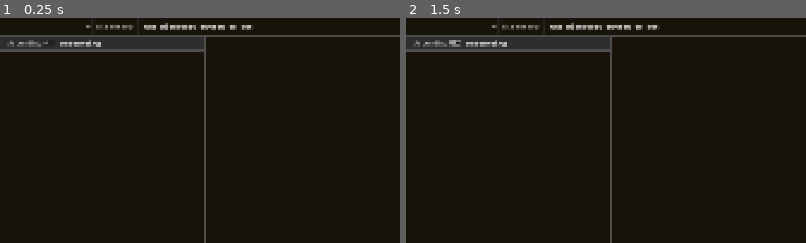
Above: before the commit, frames 1-2 (left to right).
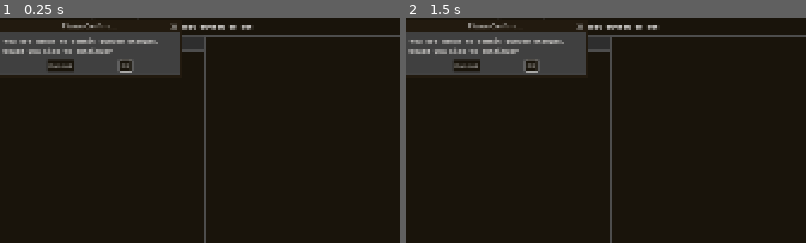
Above: after the commit, the same moments.

Repository: qaptoR/SVGreColorizer
Game: Godot game, scene res://scenes/main/main.tscn
The game is run twice, just before and just after one commit, with the same random seed, the same clock (stepped at 60 frames per second) and the same inputs.
Inputs:
- Up to frame 1 (0.25 s): no input
- Up to frame 2 (1.5 s): click "Ascending" at 0.5 s; click "Clear All" at 1.25 s
The pictures show only the part of the screen within x 0-50%, y 0-50%; the shares and areas given below are measured in that part.

The runs differ from the first frame. In frame 1, 6.3% of the frame differs, in the area x 0-46%, y 2-26%; in frame 2, 6.3%.

Commit message:
added new features/fixes
commit dialog now has more general message to allow for 'all' and 'selected' to
make sense

when doing a 'commit selected' or reversing the tree sort, color group data is
now retained, and can clear the queue properly

Diff:
--- a/project.godot
+++ b/project.godot
@@ -11,7 +11,7 @@
 [application]
 
 config/name="SVGreColorizer"
-config/version="1.0.1"
+config/version="1.0.3"
 run/main_scene="uid://h1t137p4ji8w"
 config/use_custom_user_dir=true
 config/features=PackedStringArray("4.6", "GL Compatibility")
--- a/scenes/main/main.tscn
+++ b/scenes/main/main.tscn
@@ -97,6 +97,7 @@
 [node name="ConfirmCommitDialog" type="ConfirmationDialog" parent="Control/Popups" unique_id=785085520]
 oversampling_override = 1.0
 position = Vector2i(0, 36)
-size = Vector2i(366, 102)
-dialog_text = "You are about to commit all queued changes,
+size = Vector2i(429, 102)
+visible = true
+dialog_text = "You are about to commit queued changes,
 would you like to continue?"
--- a/scenes/queue_view/queue_view.gd
+++ b/scenes/queue_view/queue_view.gd
@@ -123,7 +123,7 @@
 
     if _Queue_.get_item_count() == 0: return
     for i in range(0, _Queue_.get_item_count(), MAX_COLUMNS):
-        _Queue_.get_item_metadata(i).get_meta('data').queue = i
+        _Queue_.get_item_metadata(i).get_meta(GC.META_DATA).queue = i
 
 
 func perform_all_queue_changes(item_ :TreeItem, action_ :int) -> void:
@@ -260,7 +260,18 @@
         _ColorOptions_.select(_Idx)
         _ColorOptions_.item_selected.emit(_Idx)
 
-        for _Icon :TreeItem in _TreeView_.root.get_children().slice(1):
+        for _Icon :TreeItem in _TreeView_.root.get_children():
+            var _icon_data_ :Dictionary = _Icon.get_meta(GC.META_DATA)
+            if _icon_data_.name == 'group_color':
+                _Icon.set_meta(GC.META_DATA, _uncommited_list_['group_color'].duplicate(true))
+                TreeView.check_same(_Icon)
+                TreeView.update_button_state(_Icon, GE.TreeColumn.NEW_COLOR)
+                _Icon.set_icon_modulate(GE.TreeColumn.NEW_COLOR, _uncommited_list_['group_color'].color.new)
+                if _uncommited_list_['group_color'].is_queued:
+                    var _button_idx_ :int = _Icon.get_button_by_id(GE.TreeColumn.NEW_COLOR, GE.TreeButtonId.QUEUE)
+                    _Icon.set_button(GE.TreeColumn.NEW_COLOR, _button_idx_, icon_reload__)
+                continue
+
             var _icon_name_ :String = _Icon.get_text(GC.ICON_NAME_COL)
             if not _uncommited_list_.has(_icon_name_): continue
 
@@ -292,6 +303,8 @@
 
 func get_uncommited_list(items_ :PackedInt32Array) -> Dictionary:
     var _uncommited_list_ :Dictionary = {}
+    var _color_group_ = _TreeView_.root.get_child(0)
+    _uncommited_list_['group_color'] = _color_group_.get_meta(GC.META_DATA).duplicate(true)
     for _I in range(0, _Queue_.get_item_count(), MAX_COLUMNS):
         if _I in items_: continue
         var _item_ :TreeItem = _Queue_.get_item_metadata(_I)
--- a/scenes/tree_view/tree_view.gd
+++ b/scenes/tree_view/tree_view.gd
@@ -200,6 +200,7 @@
     }
     _data_['node'] = data_.node_id
     _data_['offset'] = offset_
+    item_.set_selectable(GE.TreeColumn.ORG_COLOR, true)
 
 
 func __set_opacity(item_ :TreeItem, data_ :Dictionary, offset_ :int):
@@ -255,7 +256,12 @@
     if _ColorOptions_.item_count == 0: return
 
     var _retained_data_ :Dictionary = {}
-    for _Icon in root.get_children().slice(1):
+    for _Icon in root.get_children():
+        var _icon_data_ :Dictionary = _Icon.get_meta(GC.META_DATA)
+        if _icon_data_.name == 'group_color':
+            _retained_data_['group_color'] = _icon_data_.duplicate(true)
+            continue
+
         var _icon_name_ :String = _Icon.get_text(GC.ICON_NAME_COL)
         _retained_data_[_icon_name_] = {}
 
@@ -272,9 +278,19 @@
         _ColorOptions_.get_selected_metadata(), _DirPathLabel_.text,
     )
 
-    for _Icon in root.get_children().slice(1):
+    for _Icon in root.get_children():
+        var _icon_data_ :Dictionary = _Icon.get_meta(GC.META_DATA)
+        if _icon_data_.name == 'group_color':
+            _Icon.set_meta(GC.META_DATA, _retained_data_['group_color'].duplicate(true))
+            check_same(_Icon)
+            update_button_state(_Icon, GE.TreeColumn.NEW_COLOR)
+            _Icon.set_icon_modulate(GE.TreeColumn.NEW_COLOR, _retained_data_['group_color'].color.new)
+            if _retained_data_['group_color'].is_queued:
+                var _button_idx_ :int = _Icon.get_button_by_id( GE.TreeColumn.NEW_COLOR, GE.TreeButtonId.QUEUE)
+                _Icon.set_button(GE.TreeColumn.NEW_COLOR, _button_idx_, icon_reload__)
+            continue
+
         var _icon_name_ :String = _Icon.get_text(GC.ICON_NAME_COL)
-
         for _ColorItem :TreeItem in _Icon.get_children():
             var _color_data_ :Dictionary = _ColorItem.get_meta(GC.META_DATA)
             var _has_color_ :String = 'color' if _color_data_.has('color') else 'opacity'
@@ -290,21 +306,23 @@
 
             _color_data_ = _ColorItem.get_meta(GC.META_DATA)
             if _color_data_.queue != null:
-                print('queue %s' %_color_data_.queue)
                 _Queue_.set_item_metadata(_color_data_.queue, _ColorItem)
+
             check_same(_ColorItem)
             update_button_state(_ColorItem, GE.TreeColumn.BUTTONS)
+
             if _color_data_.is_queued:
                 var _button_idx_ :int = _ColorItem.get_button_by_id(
                     GE.TreeColumn.BUTTONS, GE.TreeButtonId.QUEUE
                 )
-                # if _button_idx_ != -1:
                 _ColorItem.set_button(GE.TreeColumn.BUTTONS, _button_idx_, icon_reload__)
+
             if _retained_data_[_icon_name_][_unique_id_].has('color'):
                 _ColorItem.set_icon_modulate(
                     GE.TreeColumn.NEW_COLOR,
                     _retained_data_[_icon_name_][_unique_id_].color.new
                 )
+
             if _retained_data_[_icon_name_][_unique_id_].has('opacity'):
                 _ColorItem.set_range(
                     GE.TreeColumn.NEW_OPACITY,
@@ -325,12 +343,12 @@
             AppState.color_picker_state = GE.Color_Picker.TREE
             open_color_picker.emit(true if mouse_button_ == MouseButton.MOUSE_BUTTON_RIGHT else false)
 
-        GE.TreeButtonId.QUEUE: match item_.get_meta('data').is_queued:
-            true: match item_.get_meta('data').name:
+        GE.TreeButtonId.QUEUE: match item_.get_meta(GC.META_DATA).is_queued:
+            true: match item_.get_meta(GC.META_DATA).name:
                 'color': remove_change.emit(item_, col_, false)
                 'group_color': perform_all_queue_changes.emit(item_, GE.QueueChanges.REMOVE)
 
-            false: match item_.get_meta('data').name:
+            false: match item_.get_meta(GC.META_DATA).name:
                 'color': add_change.emit(item_, col_)
                 'group_color': perform_all_queue_changes.emit(item_, GE.QueueChanges.ADD)
 
@@ -338,7 +356,7 @@
 func _on_tree_item_selected():
     var _tree_item_ :TreeItem = Tree_.get_selected()
 
-    match _tree_item_.get_meta('data').name:
+    match _tree_item_.get_meta(GC.META_DATA).name:
         'file_name':
             var _path_ :String = '%s/%s' %[
                 _DirPathLabel_.text,
@@ -356,9 +374,12 @@
             var _col_ :int = Tree_.get_selected_column()
             match _col_:
                 GE.TreeColumn.ORG_OPACITY:
-                    var _original_opacity_ := float(_tree_item_.get_meta('data').opacity.org)
-                    _tree_item_.get_meta('data').opacity.new = _original_opacity_
-                    _tree_item_.set_range(3, _original_opacity_)
+                    var _item_data_ :Dictionary = _tree_item_.get_meta(GC.META_DATA)
+                    if _item_data_.is_queued: return
+
+                    var _original_opacity_ := float(_item_data_.opacity.org)
+                    _item_data_.opacity.new = _original_opacity_
+                    _tree_item_.set_range(GE.TreeColumn.NEW_OPACITY, _original_opacity_)
                     check_same(_tree_item_)
                     update_button_state(_tree_item_, GE.TreeColumn.BUTTONS)
 
@@ -370,6 +391,22 @@
 
                 GE.TreeColumn.NEW_OPACITY:
                     _on_new_opacity_column_selected(_tree_item_)
+
+                GE.TreeColumn.ORG_COLOR:
+                    var _item_data_ :Dictionary = _tree_item_.get_meta(GC.META_DATA)
+                    if _item_data_.is_queued: return
+
+                    var _original_color_ := Color(_item_data_.color.org)
+                    _item_data_.color.new = _original_color_
+                    _tree_item_.set_icon_modulate(GE.TreeColumn.NEW_COLOR, _original_color_)
+                    check_same(_tree_item_)
+                    update_button_state(_tree_item_, GE.TreeColumn.BUTTONS)
+
+                    var _icon_ :TreeItem = _tree_item_.get_parent()
+                    preview_image.emit(
+                        '%s/%s' %[_DirPathLabel_.text, _icon_.get_text(GC.ICON_NAME_COL)],
+                        ParserData.get_preview_data(_icon_)
+                    )
 
                 _: return
 
--- a/scenes/tree_view/tree_view.tscn
+++ b/scenes/tree_view/tree_view.tscn
@@ -39,6 +39,7 @@
 unique_name_in_owner = true
 layout_mode = 2
 size_flags_vertical = 3
+allow_reselect = true
 scroll_hint_mode = 1
 
 [node name="Buttons" type="HBoxContainer" parent="." unique_id=1017187559]
